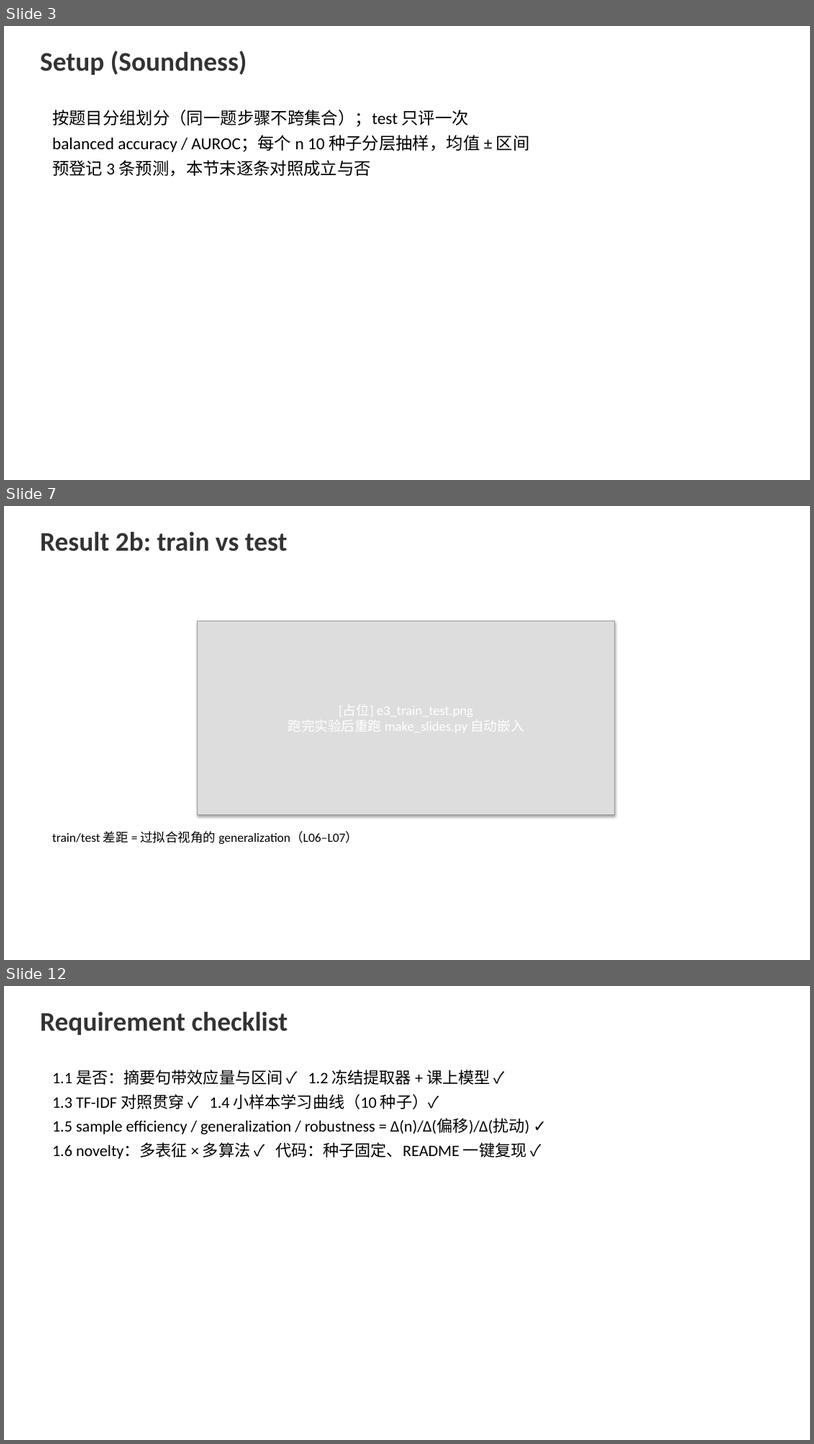
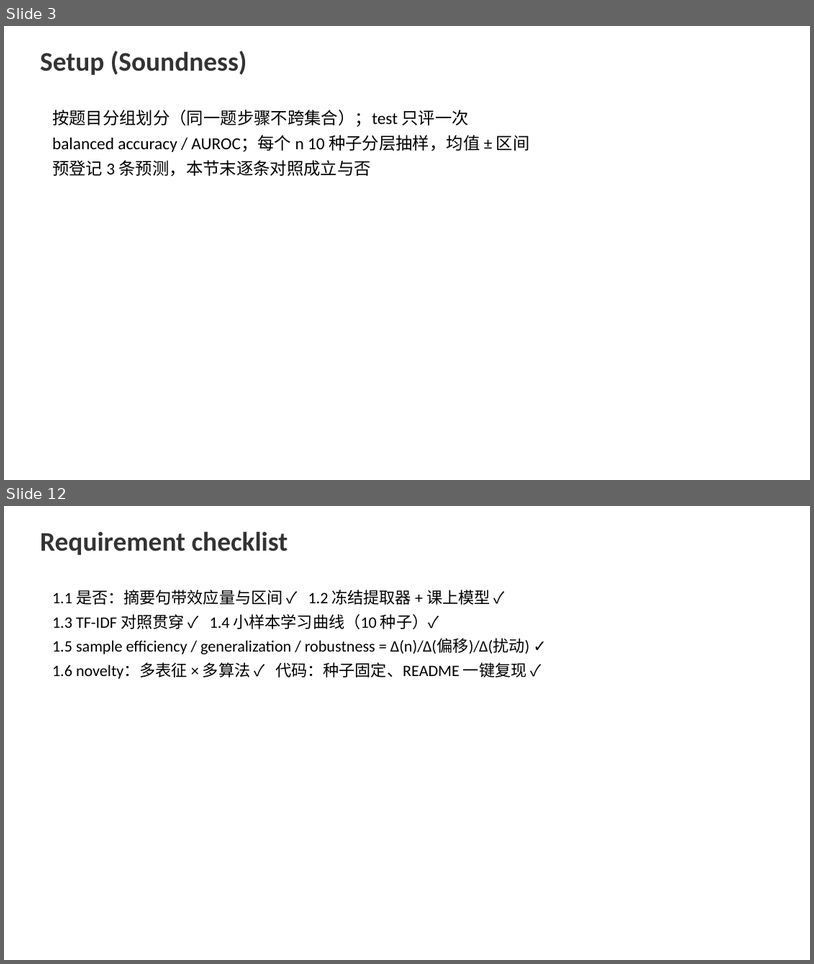
Before and after one commit to FauReam/text-monitor-436, a slide deck: slides/final.pptx. Shown one above the other, each under a label of ours: slides 3, 7 and 12 before the commit, slides 3 and 12 after it; the slides between them are not shown. The pictures are 814x1444 and 814x964 pixels, drawn with LibreOffice and Linux fonts; fonts in the diff are those of the drawing. Boxes give left, top, right and bottom in pixels: in the first picture for what was removed or moved away, otherwise in the second. Text is boxed around its words. In the diff, an @@ line names an element or a change of style, - is before the commit and + after.

```diff
--- a/slides/final.pptx
+++ b/slides/final.pptx
@@ slide 7 removed at (4, 506, 810, 960), background #FFFFFF @@
@@ text removed at (40, 531, 288, 551) @@
-Result 2b: train vs test
@@ rectangle removed at (198, 621, 615, 815) @@
@@ text removed at (52, 831, 358, 844) @@
-train/test 差距 = 过拟合视角的 generalization（L06–L07）
```
Also in this commit, not shown: 8 slides changed, 2 slides added, 1 other slide removed, 44 other files.
